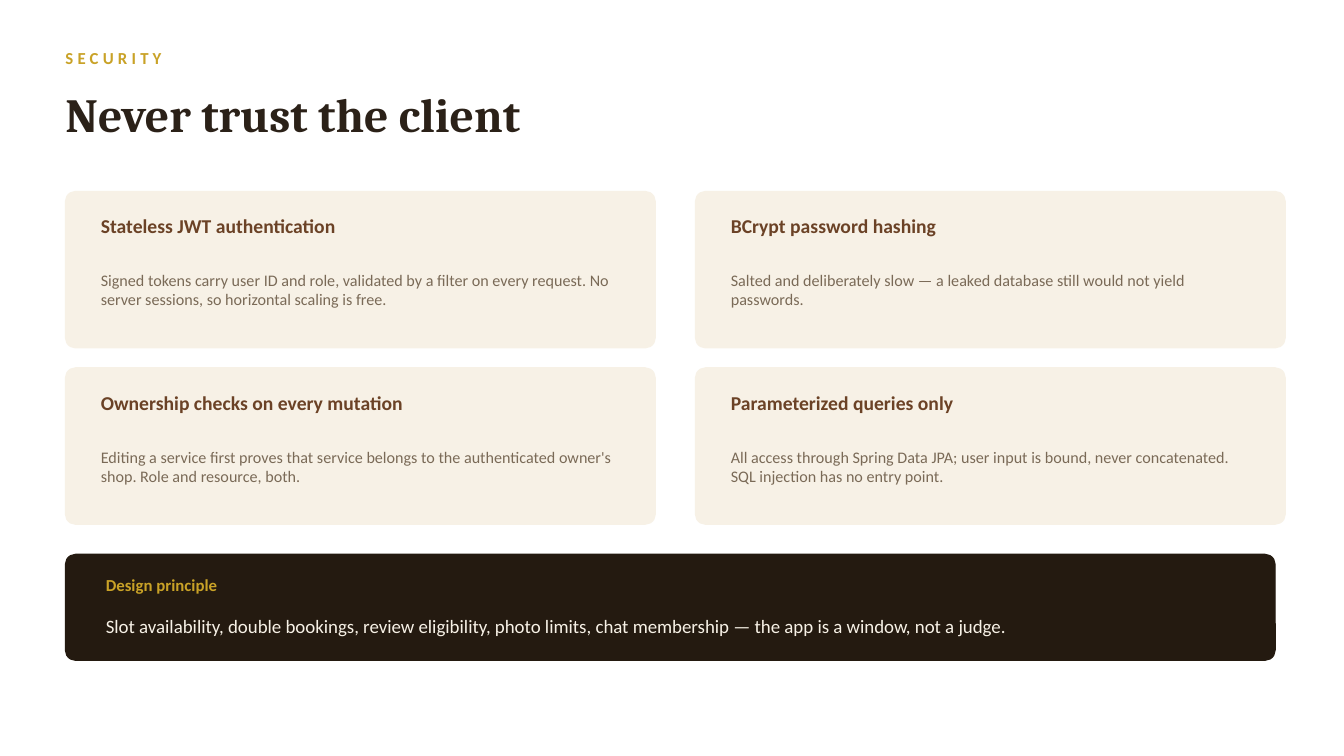
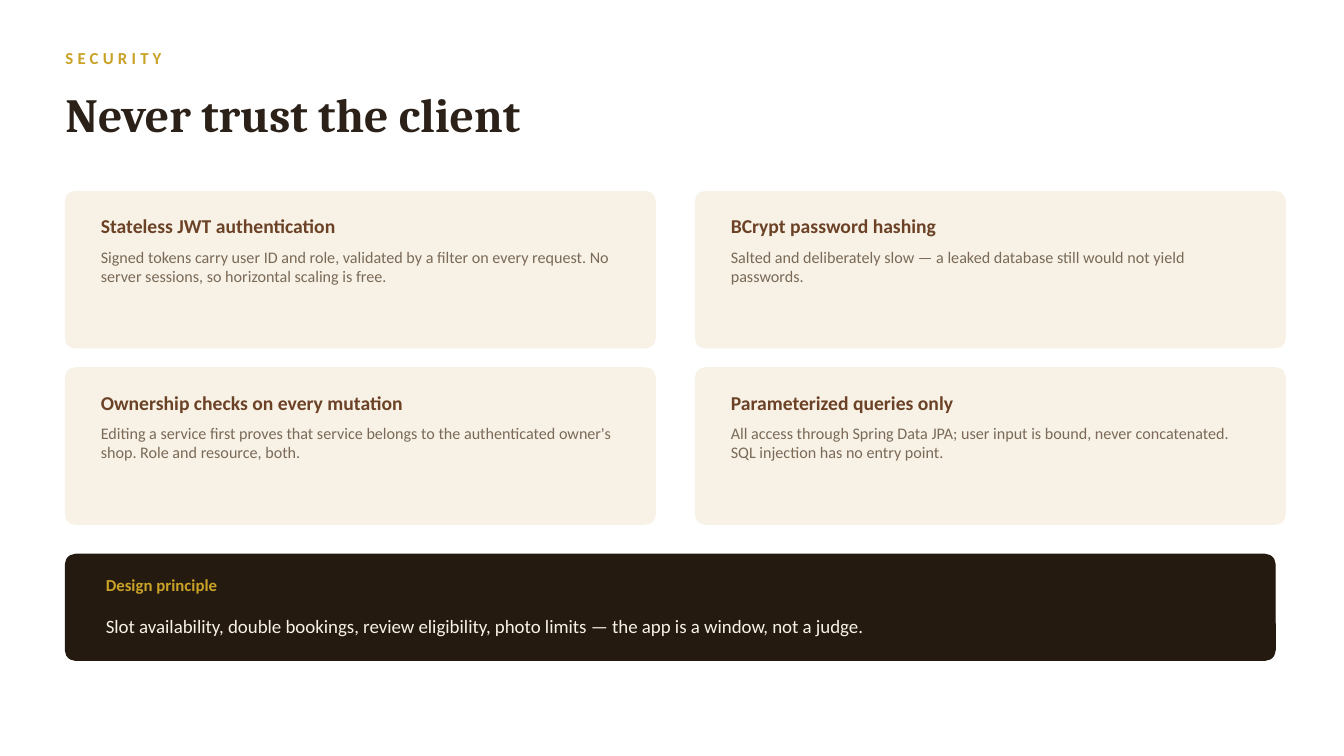
Before and after one commit to AdesinaElijah/stylebook, a slide deck: slide 11 of docs/StyleBook-Defense.pptx. Drawn at 1344x756 pixels with LibreOffice and Linux fonts; fonts in the diff are those of the drawing. Boxes give left, top, right and bottom in pixels: in the first picture for what was removed or moved away, otherwise in the second. Text is boxed around its words. In the diff, an @@ line names an element or a change of style, - is before the commit and + after.

```diff
--- a/docs/StyleBook-Defense.pptx
+++ b/docs/StyleBook-Defense.pptx
@@ vertical alignment middle to top in 4 elements at box(101, 252, 609, 285), box(731, 252, 1184, 285), box(101, 428, 611, 461), box(731, 428, 1229, 461) @@
@@ text at box(106, 620, 863, 637): text changed @@
-Slot availability, double bookings, review eligibility, photo limits, chat membership — the app is a window, not a judge.
+Slot availability, double bookings, review eligibility, photo limits — the app is a window, not a judge.
```
Also in this commit, not shown: 10 other slides changed, 2 other files.
